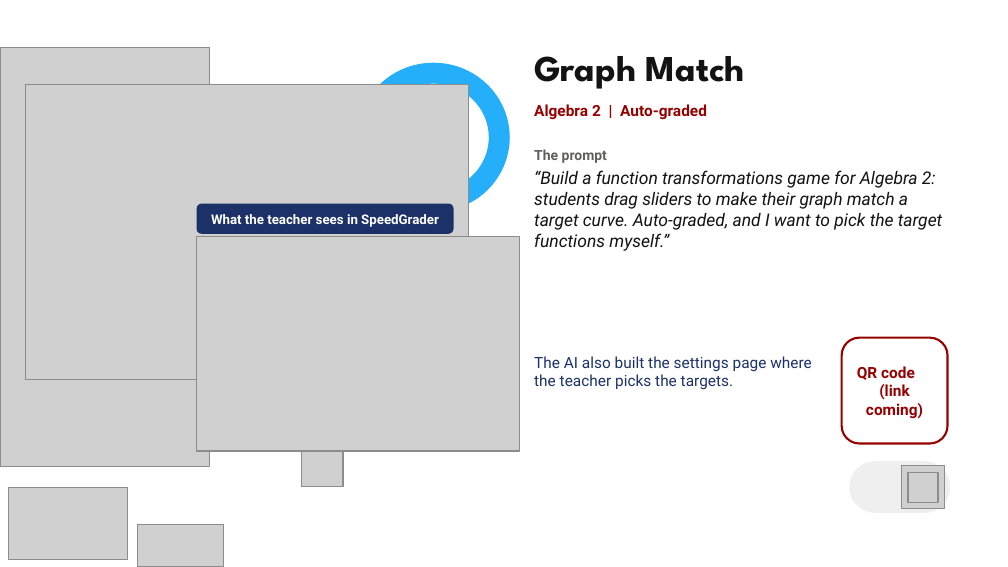
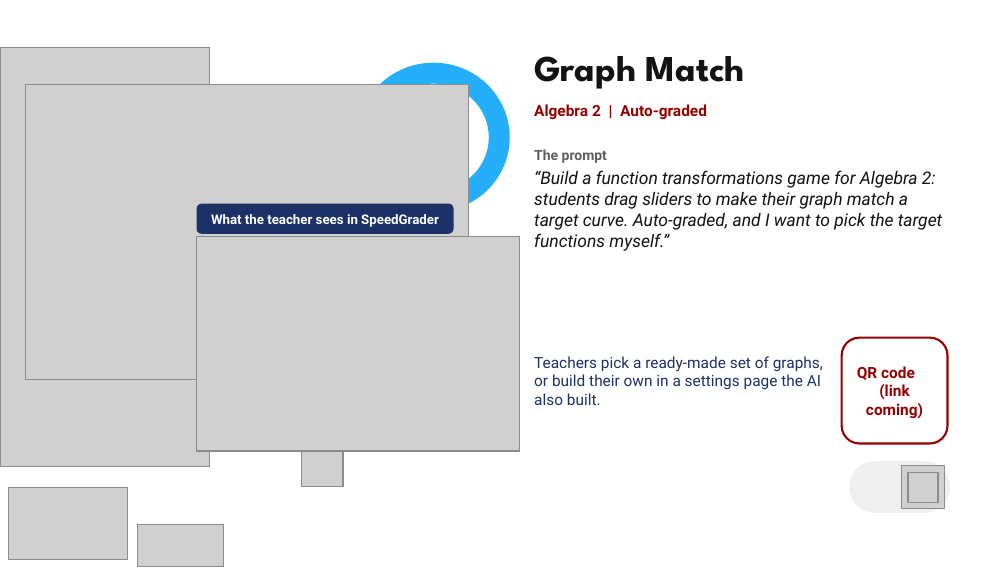
Before and after one commit to VirtualArkansasOrg/zest-spec, a slide deck: slide 14 of presentations/2026-vlla/deck/zest-vlla-2026.pptx. Drawn at 1008x567 pixels with LibreOffice and Linux fonts; fonts in the diff are those of the drawing; grey boxes stand for pictures. Boxes give left, top, right and bottom in pixels: in the first picture for what was removed or moved away, otherwise in the second. Text is boxed around its words. In the diff, an @@ line names an element or a change of style, - is before the commit and + after.

```diff
--- a/presentations/2026-vlla/deck/zest-vlla-2026.pptx
+++ b/presentations/2026-vlla/deck/zest-vlla-2026.pptx
@@ text at (x1=534, y1=356, x2=823, y2=405): text changed @@
-The AI also built the settings page where the teacher picks the targets.
+Teachers pick a ready-made set of graphs, or build their own in a settings page the AI also built.
```
Also in this commit, not shown: 1 other slide changed, 12 other files.
